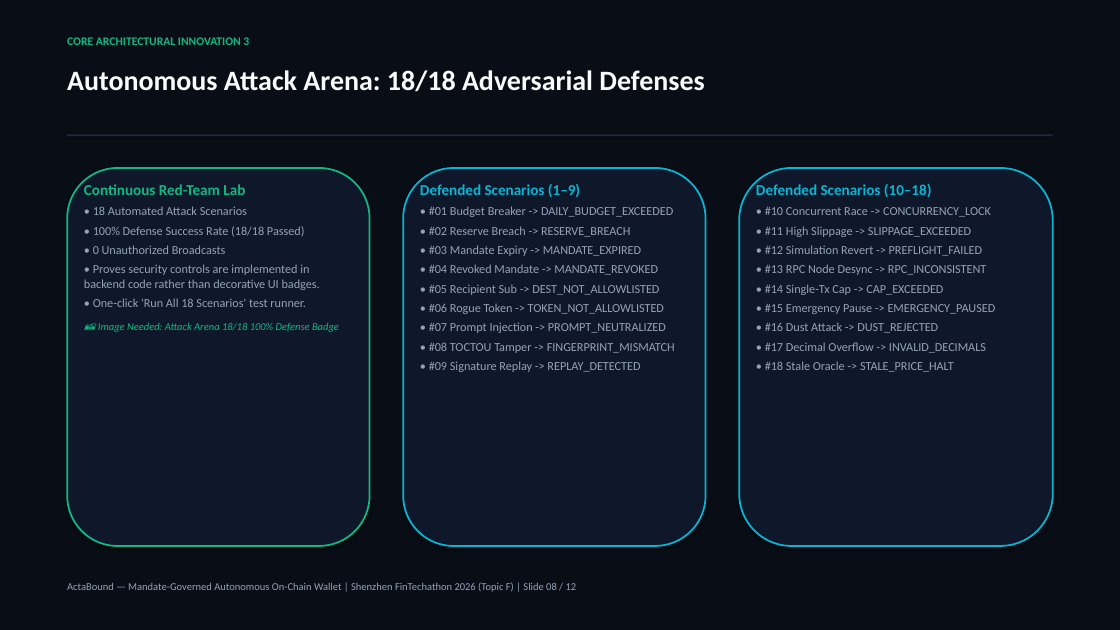
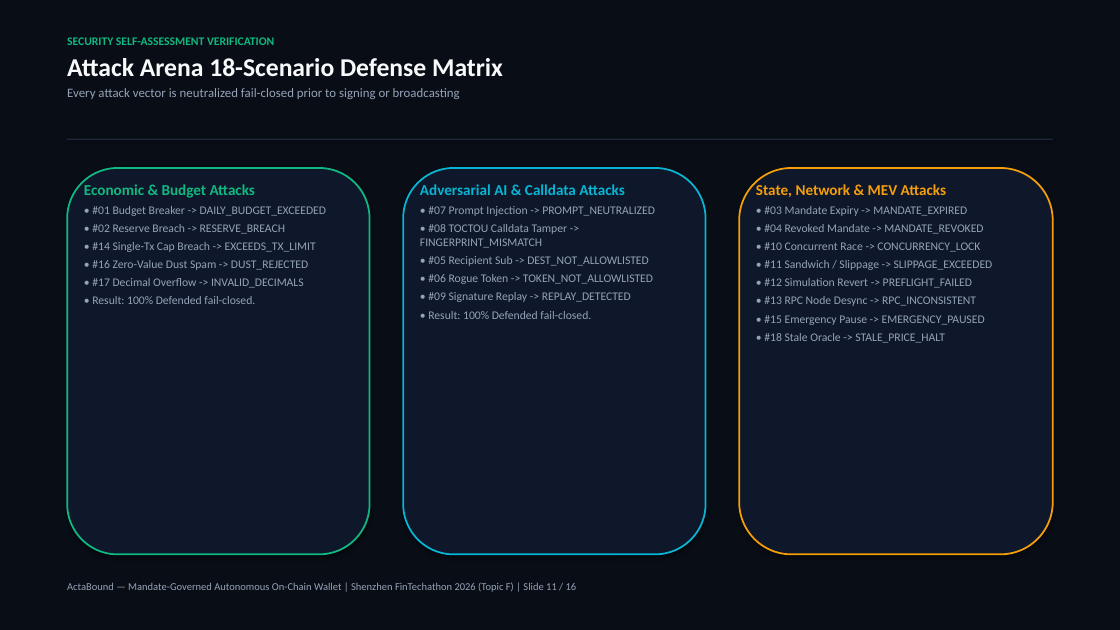
Before and after one commit to Iffti-Hasan/ActaBound, a slide deck: slide 11 of docs/submission/deck/ActaBound_Presentation_Deck.pptx (slide 8 before the commit). Drawn at 1120x630 pixels with LibreOffice and Linux fonts; fonts in the diff are those of the drawing. Boxes give left, top, right and bottom in pixels: in the first picture for what was removed or moved away, otherwise in the second. Text is boxed around its words. In the diff, an @@ line names an element or a change of style, - is before the commit and + after.

```diff
--- a/docs/submission/deck/ActaBound_Presentation_Deck.pptx
+++ b/docs/submission/deck/ActaBound_Presentation_Deck.pptx
@@ text at (67,37,503,99): text changed; size 10 to 11 pt; text colour #10B981 to #94A3B8 @@
-CORE ARCHITECTURAL INNOVATION 3
+SECURITY SELF-ASSESSMENT VERIFICATION
+Attack Arena 18-Scenario Defense Matrix
+Every attack vector is neutralized fail-closed prior to signing or broadcasting
@@ text removed at (67,70,704,92) @@
-Autonomous Attack Arena: 18/18 Adversarial Defenses
@@ rectangle: place and size @@
-rectangle at (67,134,1053,136)
+rectangle at (67,139,1053,139)
@@ rounded rectangle: place and size @@
-rounded rectangle at (67,168,370,546)
+rounded rectangle at (67,168,370,555)
@@ rounded rectangle: place and size @@
-rounded rectangle at (403,168,706,546)
+rounded rectangle at (403,168,706,555)
@@ rounded rectangle: place and size @@
-rounded rectangle at (739,168,1053,546)
+rounded rectangle at (739,168,1053,555)
@@ rounded rectangle at (739,168,1053,555): outline #06B6D4 1.5 pt to #F59E0B 1.5 pt @@
@@ text at (84,184,326,304): text changed; size 10.5 to 10 pt @@
-Continuous Red-Team Lab
-• 18 Automated Attack Scenarios
-• 100% Defense Success Rate (18/18 Passed)
-• 0 Unauthorized Broadcasts
-• Proves security controls are implemented in backend code rather than decorative UI badges.
-• One-click 'Run All 18 Scenarios' test runner.
-📸 Image Needed: Attack Arena 18/18 100% Defense Badge
+Economic & Budget Attacks
+• #01 Budget Breaker -> DAILY_BUDGET_EXCEEDED
+• #02 Reserve Breach -> RESERVE_BREACH
+• #14 Single-Tx Cap Breach -> EXCEEDS_TX_LIMIT
+• #16 Zero-Value Dust Spam -> DUST_REJECTED
+• #17 Decimal Overflow -> INVALID_DECIMALS
+• Result: 100% Defended fail-closed.
@@ text at (420,184,655,248): text changed; size 10.5 to 10 pt @@
-Defended Scenarios (1–9)
-• #01 Budget Breaker -> DAILY_BUDGET_EXCEEDED
-• #02 Reserve Breach -> RESERVE_BREACH
-• #03 Mandate Expiry -> MANDATE_EXPIRED
-• #04 Revoked Mandate -> MANDATE_REVOKED
+Adversarial AI & Calldata Attacks
+• #07 Prompt Injection -> PROMPT_NEUTRALIZED
+• #08 TOCTOU Calldata Tamper -> FINGERPRINT_MISMATCH
@@ text at (756,182,983,234): text changed; size 13 to 10 pt; text colour #06B6D4 to #94A3B8; bold off @@
-Defended Scenarios (10–18)
+State, Network & MEV Attacks
+• #03 Mandate Expiry -> MANDATE_EXPIRED
+• #04 Revoked Mandate -> MANDATE_REVOKED
@@ text at (765,226,971,237): text changed; size 10.5 to 10 pt @@
-• #11 High Slippage -> SLIPPAGE_EXCEEDED
+• #11 Sandwich / Slippage -> SLIPPAGE_EXCEEDED
@@ text at (428,256,653,302): size 10.5 to 10 pt in "• #05 Recipient Sub -> DEST_NOT_ALLOWLISTED", "• #06 Rogue Token -> TOKEN_NOT_ALLOWLISTED", "• #09 Signature Replay -> REPLAY_DETECTED" @@
@@ text at (764,242,985,343): size 10.5 to 10 pt in "• #10 Concurrent Race -> CONCURRENCY_LOCK", "• #12 Simulation Revert -> PREFLIGHT_FAILED", "• #13 RPC Node Desync -> RPC_INCONSISTENT", "• #15 Emergency Pause -> EMERGENCY_PAUSED" and 1 more places @@
@@ text at (765,284,943,295): paragraph removed @@
-• #14 Single-Tx Cap -> CAP_EXCEEDED
@@ text at (428,311,591,319): paragraph added @@
+• Result: 100% Defended fail-closed.
@@ text at (429,322,675,353): paragraphs removed @@
-• #07 Prompt Injection -> PROMPT_NEUTRALIZED
-• #08 TOCTOU Tamper -> FINGERPRINT_MISMATCH
@@ text at (765,322,986,353): paragraphs removed @@
-• #16 Dust Attack -> DUST_REJECTED
-• #17 Decimal Overflow -> INVALID_DECIMALS
@@ text at (67,582,577,592): text changed @@
-ActaBound — Mandate-Governed Autonomous On-Chain Wallet | Shenzhen FinTechathon 2026 (Topic F) | Slide 08 / 12
+ActaBound — Mandate-Governed Autonomous On-Chain Wallet | Shenzhen FinTechathon 2026 (Topic F) | Slide 11 / 16
```
Also in this commit, not shown: 11 other slides changed, 4 slides added, 3 other files.
